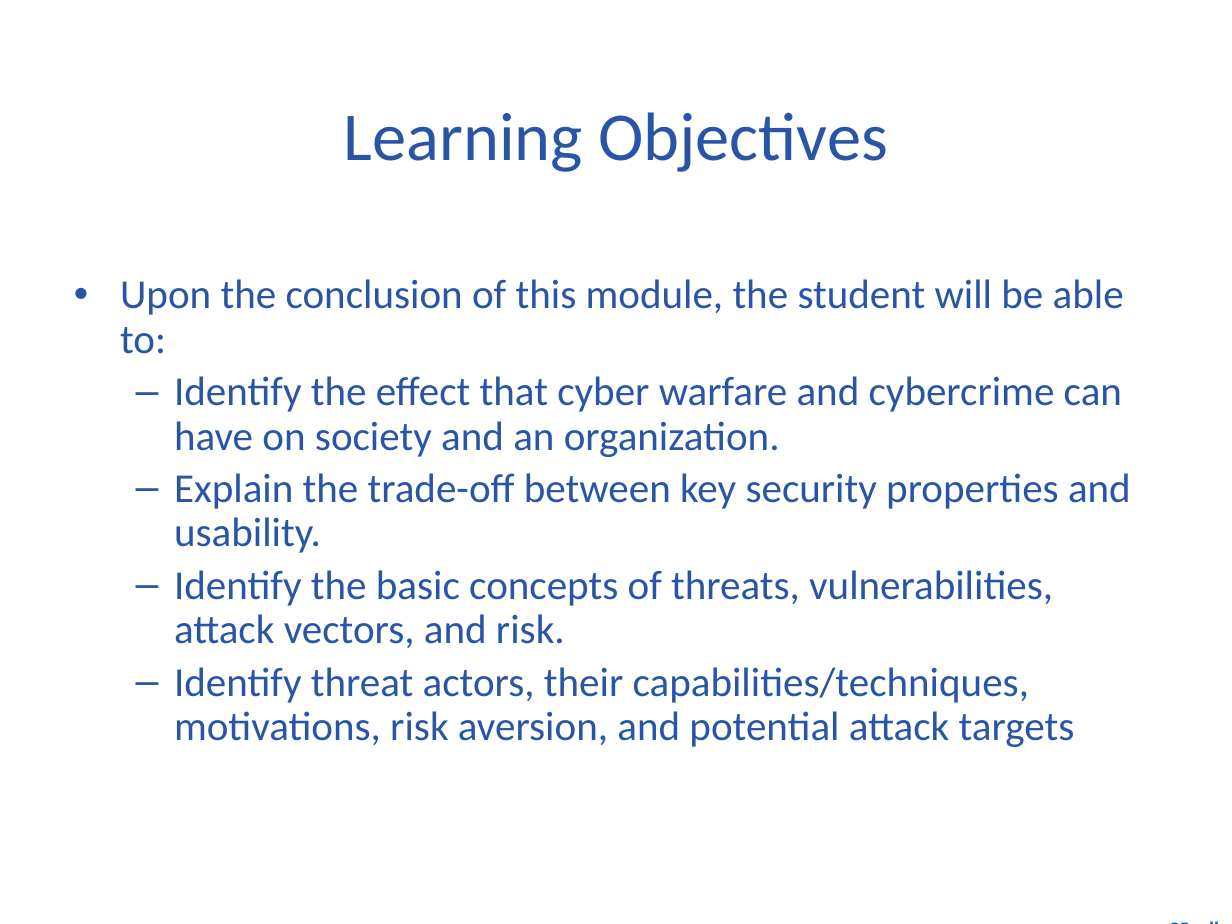
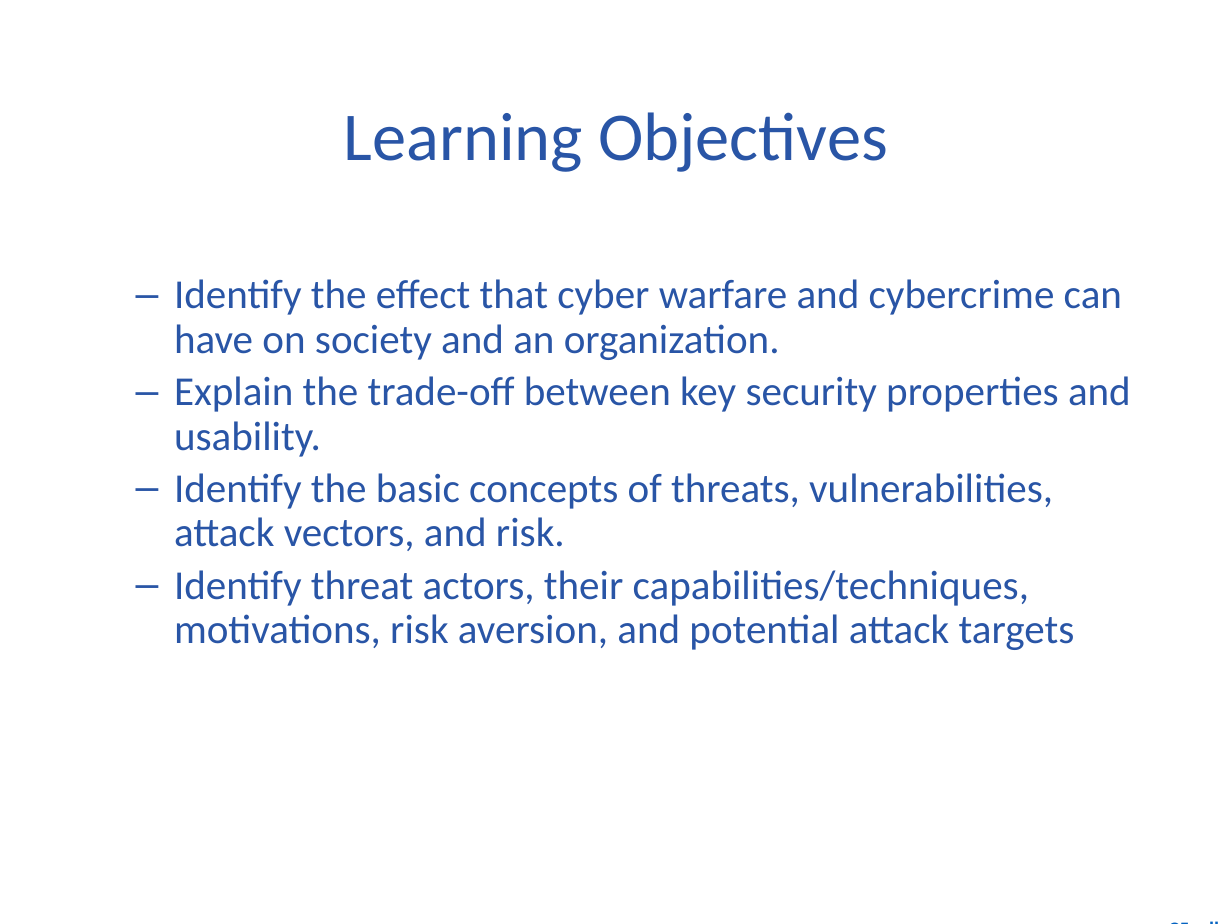
Before and after one commit to diesburg/cs4410_sp26, a slide deck: slide 2 of notes/3_Cybersecurity_Threats_and_Countermeasures.pptx. Drawn at 1232x924 pixels with LibreOffice and Linux fonts; fonts in the diff are those of the drawing; background and template pictures are left out. Boxes give left, top, right and bottom in pixels: in the first picture for what was removed or moved away, otherwise in the second. Text is boxed around its words. In the diff, an @@ line names an element or a change of style, - is before the commit and + after.

```diff
--- a/notes/3_Cybersecurity_Threats_and_Countermeasures.pptx
+++ b/notes/3_Cybersecurity_Threats_and_Countermeasures.pptx
@@ text at [120,279,1124,354]: paragraph removed @@
-• Upon the conclusion of this module, the student will be able to:
```
Also in this commit, not shown: 5 other files.
